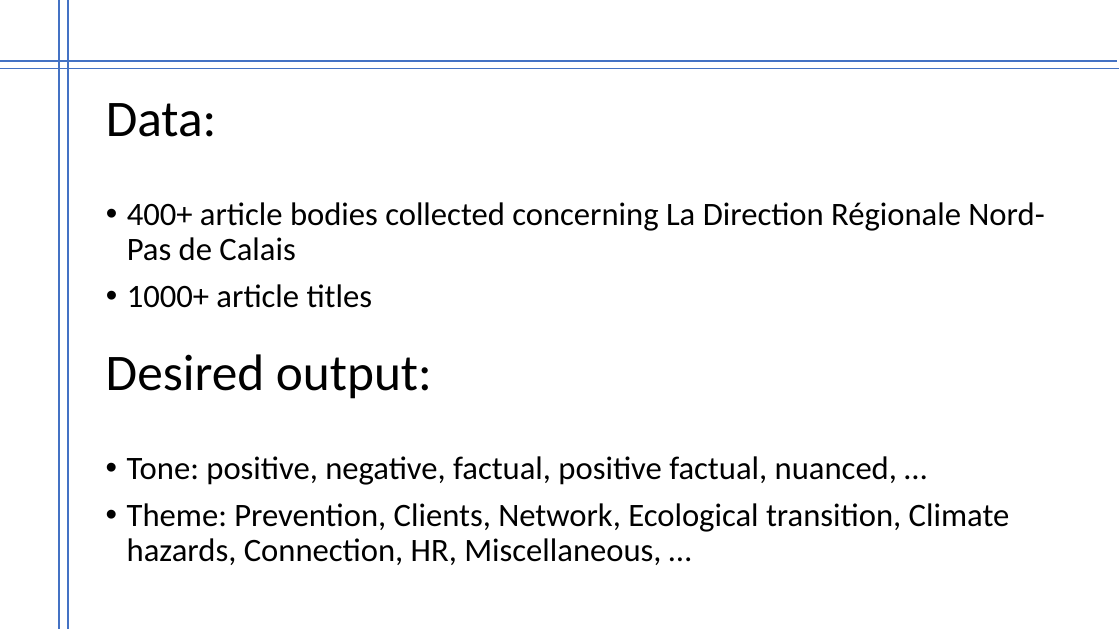
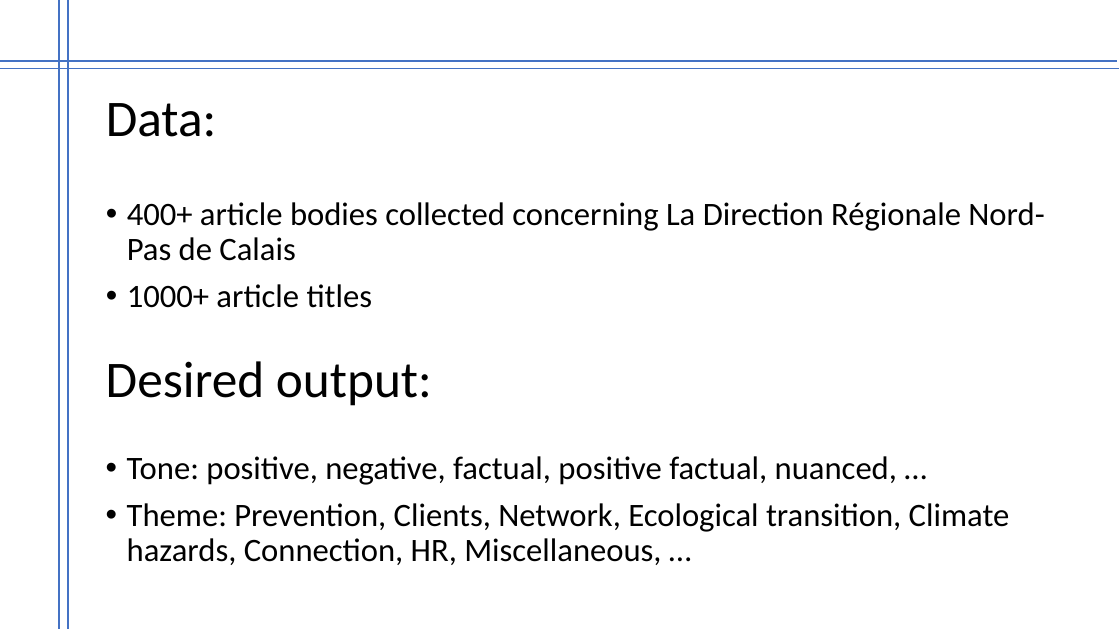
Before and after one commit to mevonuk/aihack, a slide deck: slide 3 of aihack.pptx. Drawn at 1120x630 pixels with LibreOffice and Linux fonts; fonts in the diff are those of the drawing. Boxes give left, top, right and bottom in pixels: in the first picture for what was removed or moved away, otherwise in the second. Text is boxed around its words. In the diff, an @@ line names an element or a change of style, - is before the commit and + after.

```diff
--- a/aihack.pptx
+++ b/aihack.pptx
@@ text "Desired output:": place and size @@
-text "Desired output:" at bbox=[106, 354, 432, 399]
+text "Desired output:" at bbox=[106, 361, 432, 406]
```
Also in this commit, not shown: 2 other slides changed, 1 slide added, 1 slide removed.
